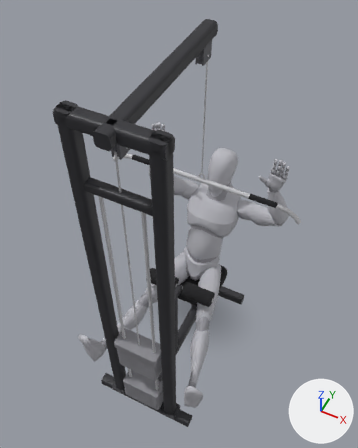
The glTF model app/src/main/assets/mannequins/lat_pulldown.glb, before and after one commit.
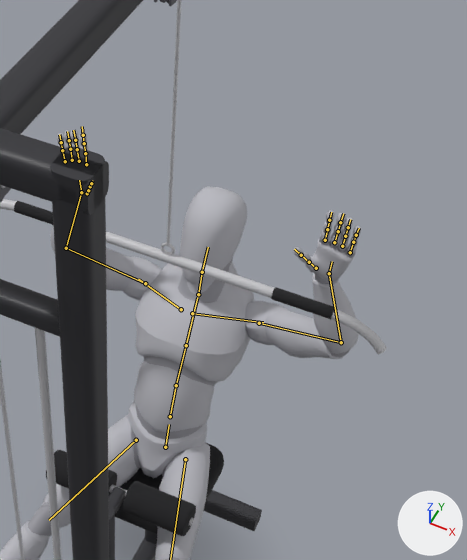
Each version appears first whole from a 50 mm lens placed at (0.83, -1.98, 3.42), pointed at (-0.05, -0.22, 1.23), and next in a close-up on the part from 35% to 94% of the width and 14% to 71% of the height. The axes (+X, +Y, +Z) are drawn at lower right. The lights are the same throughout. The first two pictures are the older version. Both versions are drawn at frame 9 of the action 'lowering'; the numbers are the values there. The bones that change, and the others that lie on the model, are drawn over the model as lines in the close-ups.

Objects in the first close-up: 'body', 'body_1', 'cable_19', 'cable_2', 'cable_26', 'cable_27', 'cable_4', 'cable_47', 'cable_5', 'cable_6', 'cable_9', 'cable_handle_0' and 13 more.
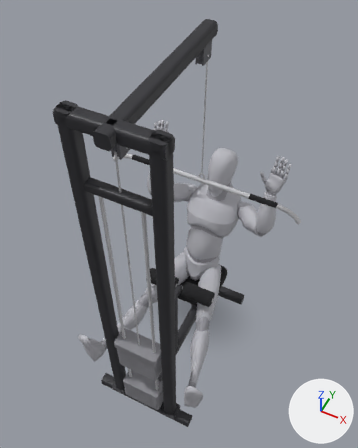
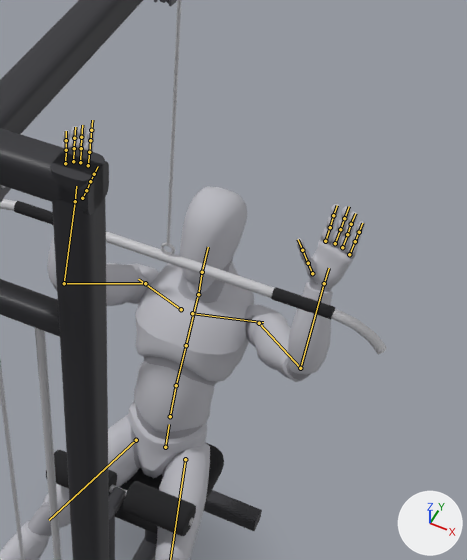
The edits, one by one:
Bone 'upperarm_l' (bone_upperarm_l) turns from (30, -60, -15) to (86, -43, -85) degrees about its own x, y and z.
Bone 'lowerarm_l' (bone_lowerarm_l) turns from (86, 0, 6) to (87, 3, 45) degrees about its own x, y and z.
Bone 'hand_l' (bone_hand_l) turns from (-16, 0, 0) to (-1, 0, 0) degrees about its own x, y and z.
Bone 'upperarm_r' (bone_upperarm_r) turns from (30, 60, 15) to (86, 43, 85) degrees about its own x, y and z.
Bone 'lowerarm_r' (bone_lowerarm_r) turns from (86, 0, -6) to (87, -3, -45) degrees about its own x, y and z.
Bone 'hand_r' (bone_hand_r) turns from (-16, 0, 0) to (-1, 0, 0) degrees about its own x, y and z.

What differs and where, as boxes (x1, y1, x2, y2) in the close-ups (467 x 560 px):
'body', posed: before (0, 130, 361, 560); after (0, 125, 365, 560)
'body_1', posed: before (28, 140, 358, 560); after (28, 136, 361, 560)
bone 'upperarm_l', root to tip: before (259, 323) to (341, 342); after (259, 323) to (300, 368)
bone 'lowerarm_l', root to tip: before (341, 342) to (329, 273); after (300, 368) to (324, 283)
bone 'hand_l', root to tip: before (329, 273) to (332, 261); after (324, 283) to (329, 268)
bone 'upperarm_r', root to tip: before (145, 283) to (66, 248); after (145, 283) to (64, 283)
bone 'lowerarm_r', root to tip: before (66, 248) to (81, 192); after (64, 283) to (75, 201)
bone 'hand_r', root to tip: before (81, 192) to (79, 180); after (75, 201) to (76, 186)
